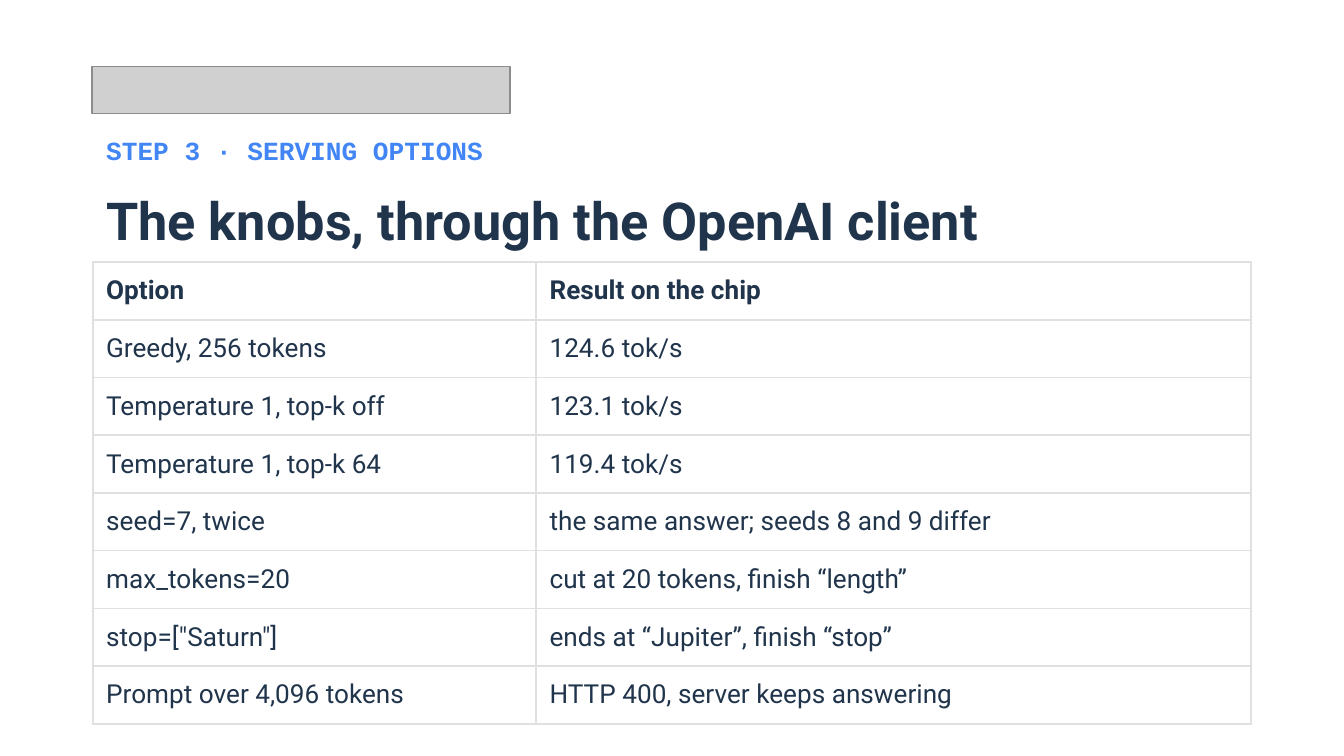
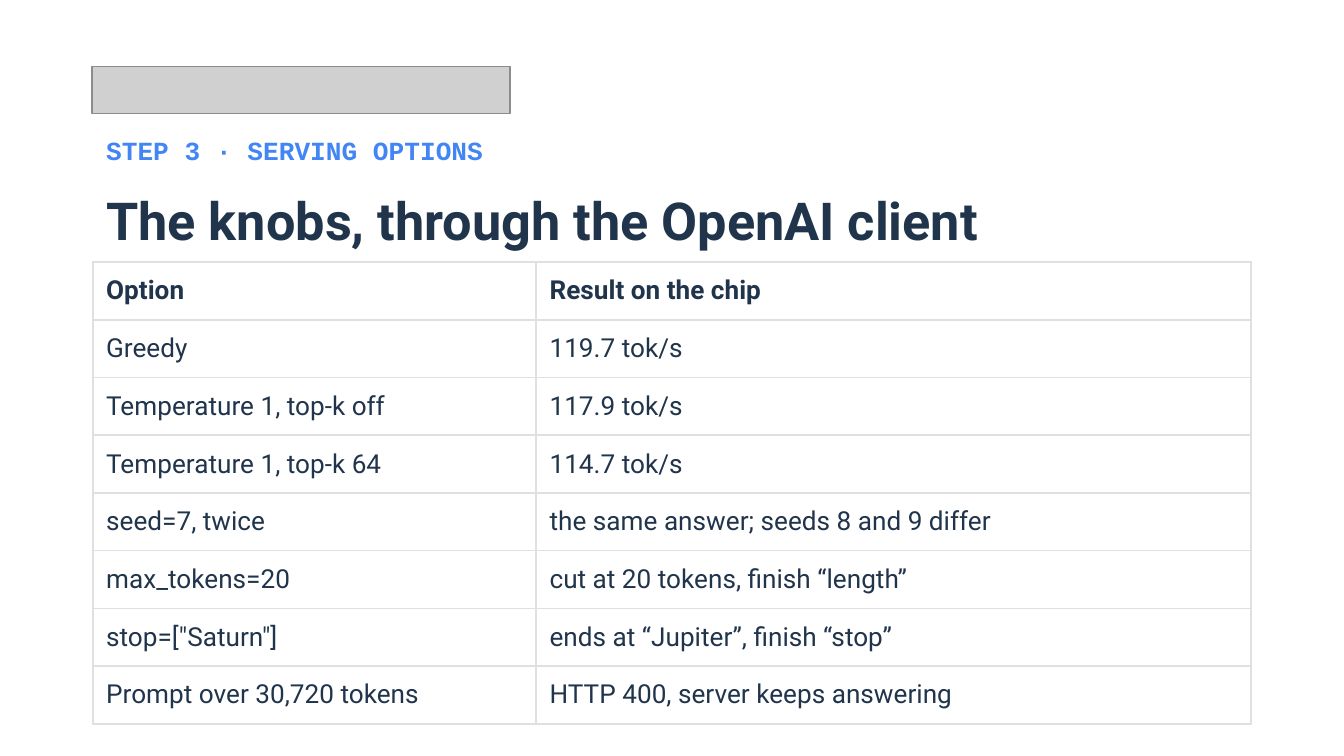
Before and after one commit to xbill9/colab, a slide deck: slide 10 of docs/deck/gemma4-colab-tpu-gde.pptx. Drawn at 1344x756 pixels with LibreOffice and Linux fonts; fonts in the diff are those of the drawing; grey boxes stand for pictures. Boxes give left, top, right and bottom in pixels: in the first picture for what was removed or moved away, otherwise in the second. Text is boxed around its words. In the diff, an @@ line names an element or a change of style, - is before the commit and + after.

```diff
--- a/docs/deck/gemma4-colab-tpu-gde.pptx
+++ b/docs/deck/gemma4-colab-tpu-gde.pptx
@@ table at (93,262,1251,713) @@
-row 2, column 1: Greedy, 256 tokens
+row 2, column 1: Greedy
-row 2, column 2: 124.6 tok/s
+row 2, column 2: 119.7 tok/s
-row 3, column 2: 123.1 tok/s
+row 3, column 2: 117.9 tok/s
-row 4, column 2: 119.4 tok/s
+row 4, column 2: 114.7 tok/s
-row 8, column 1: Prompt over 4,096 tokens
+row 8, column 1: Prompt over 30,720 tokens
```
Also in this commit, not shown: 10 other slides changed, 1 slide added, 1 other file.
